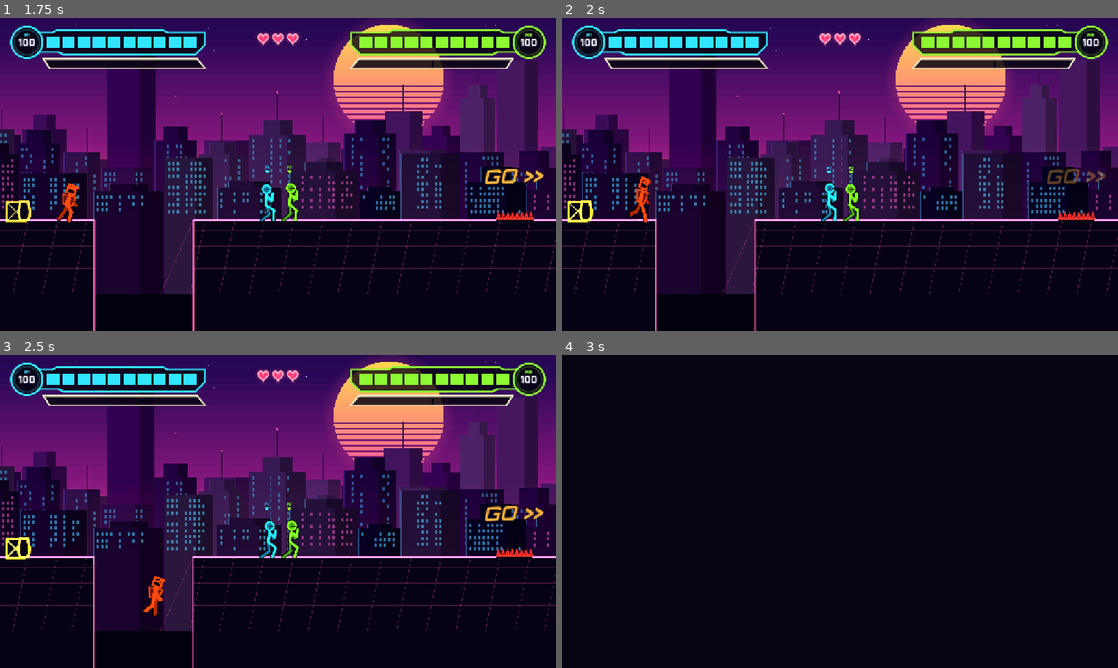
Above: before the commit, frames 1-4 (two rows, left to right).
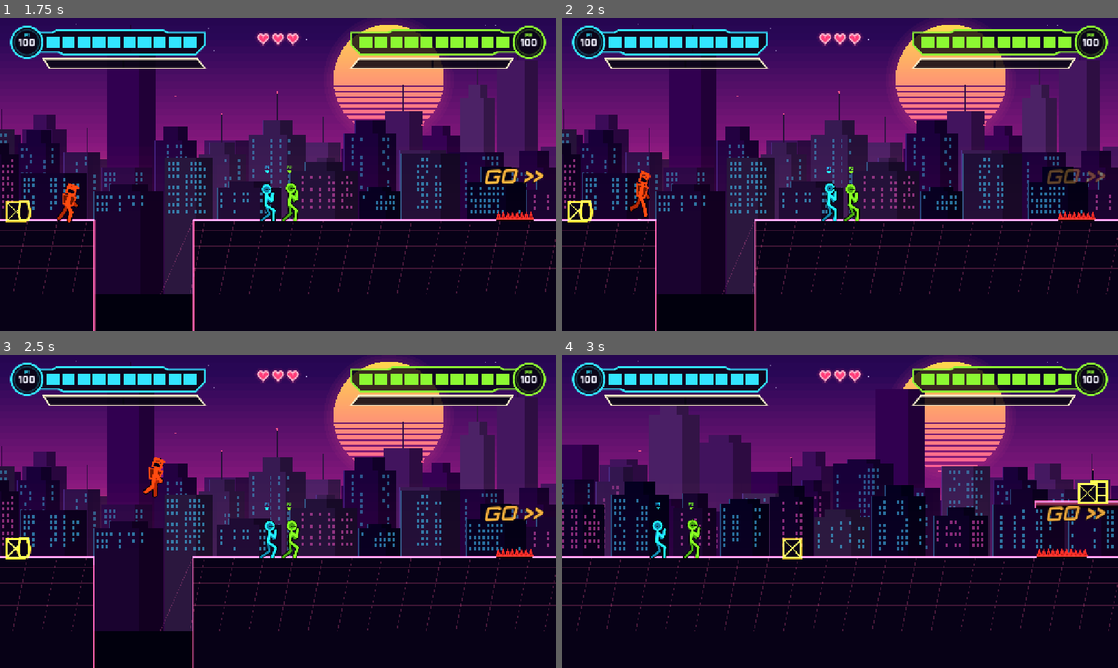
Above: after the commit, the same moments.

Repository: LaMaSi/Multiplayer-fighting-roguelike
Game: Godot game, scene res://tests/smoke_enemy_jump.tscn
Two runs of this game, one before a commit and one after it. Both use one fixed random seed, a clock stepped at 60 frames per second and the inputs below. This scene is started directly instead of the project's main scene.
Inputs (mouse positions are in pixels of both pictures, inside the frame that each line leads up to):
- Up to frame 1 (1.75 s): tap Enter at 0.5 s; move the mouse to (400, 158) at 0.52 s; hold D 0.53-1.25 s; tap F at 0.6 s; click (400, 158) at 0.67 s; tap Space at 0.77 s; drag from (166, 190) to (250, 237) at 1.27 s
- Up to frame 2 (2 s): no input
- Up to frame 3 (2.5 s): move the mouse to (333, 442) at 2.02 s; hold D from 2.03 s (still down); tap H at 2.1 s
- Up to frame 4 (3 s): release D at 2.75 s; drag from (812, 574) to (673, 464) at 2.77 s

Frame 1 is identical in both runs. In frame 2, 0.3% of the frame differs, in the area x 12-16%, y 48-66%; in frame 3, 0.5%; in frame 4, 52%, in the area x 0-100%, y 0-89%.

Commit message:
Enemies actually jump (the jump impulse was cancelled every frame) and clear hazards, springs no longer loop, neutral-slot fallback, LT cancels into the next move, softer X moves
Co-Authored-By: Claude Sonnet 5.5 <noreply@anthropic.com>

Diff:
--- a/scripts/enemies/enemy.gd
+++ b/scripts/enemies/enemy.gd
@@ -34,6 +34,7 @@
 var _air_dir := 0.0  ## horizontal direction carried through a deliberate jump
 var _air_speed := 0.0
 var _air_t := 0.0
+var _jump_vy := 0.0  ## pending jump impulse (applied after the ground-sticking step, which used to cancel every jump)
 var _regen_t := 0.0
 var _summoned: Array[bool] = [false, false]
 var _aggro := false
@@ -237,7 +238,10 @@
 	if _air_t <= 0.0:
 		want_x = clampf(want_x, -run_speed, run_speed) * crowd_mult() * chill  # enemies pass each other (and the players), slowed while overlapping
 	velocity.x = move_toward(velocity.x, want_x, 2200.0 * delta)
-	if is_on_floor():
+	if _jump_vy != 0.0:
+		velocity.y = _jump_vy
+		_jump_vy = 0.0
+	elif is_on_floor():
 		velocity.y = 50.0
 	else:
 		velocity.y = minf(velocity.y + GRAVITY * delta, MAX_FALL)
@@ -340,7 +344,7 @@
 # ------------------------------------------------------------------ jumping
 
 func _jump(dir: float, speed: float, up: float) -> void:
-	velocity.y = -up
+	_jump_vy = -up
 	_air_dir = dir
 	_air_speed = speed
 	_air_t = 1.1
@@ -375,4 +379,32 @@
 	if ahead < here - 14.0 and here - ahead <= 130.0:
 		_jump(dir, maxf(run_speed * 1.3, 200.0), 840.0)  # a step or wall in the way
 		return 1
+	# bumpers, spike traps and springs in the way: jump over them instead of walking into them
+	var far := _hazard_ahead(dir)
+	if far > 0.0:
+		_jump(dir, clampf((far + 50.0) / 0.62, 220.0, 560.0), 900.0)
+		return 1
 	return 0
+
+
+## Distance to the far edge of a hazard (bumper, spike trap, spring pad) right in front of us, or -1 when none is close.
+func _hazard_ahead(dir: float) -> float:
+	var best := -1.0
+	var nodes: Array = get_tree().get_nodes_in_group("hazards")
+	for p in get_tree().get_nodes_in_group("props"):
+		if p is Prop and (p as Prop).kind == "spring" and (p as Prop).state == "idle":
+			nodes.append(p)
+	for n in nodes:
+		if not (n is Node2D):
+			continue
+		var half := 36.0
+		if n is SpikeTrap:
+			half = 52.0
+		elif n is Prop:
+			half = 24.0
+		var dx: float = ((n as Node2D).global_position.x - global_position.x) * dir
+		if absf((n as Node2D).global_position.y - global_position.y) > 90.0:
+			continue
+		if dx > -half and dx < 70.0 + half:
+			best = maxf(best, dx + half)
+	return best
--- a/scripts/fighter/fighter.gd
+++ b/scripts/fighter/fighter.gd
@@ -373,6 +373,9 @@
 func _try_slot(slot: String, btn: int) -> bool:
 	var id: String = loadout.get(slot, "")
 	if id == "":
+		# nothing on that direction: do the move on the neutral slot of the same button instead of doing nothing
+		id = loadout.get(slot.substr(0, 1), "")
+	if id == "":
 		return false
 	var m := MoveDB.get_move_for(id, class_id)
 	if m == null:
@@ -400,6 +403,14 @@
 	if attack.aiming:
 		_buf_t = 0.0  # buttons throw the grabbed enemy; they must not also start or buffer a move
 		return
+	# LT held: a pressed attack button cancels the running move at once (empowered, for better combos)
+	if input.is_held(PlayerInput.Btn.EMPOWER) and meter >= 10.0 and attack.move != null and attack.move.tier != "super":
+		for eb in [PlayerInput.Btn.X, PlayerInput.Btn.Y, PlayerInput.Btn.B]:
+			if input.pressed(eb):
+				attack.interrupt()
+				if _try_slot(_slot_for(eb), eb):
+					_buf_t = 0.0
+					return
 	for b in [PlayerInput.Btn.X, PlayerInput.Btn.Y, PlayerInput.Btn.B]:
 		if input.pressed(b):
 			_buf_slot = _slot_for(b)
--- a/scripts/moves/move_db.gd
+++ b/scripts/moves/move_db.gd
@@ -241,6 +241,7 @@
 	MoveDBSupers.build()
 	_apply_status()
 	_lengthen_short_hits()
+	_soften_x_moves()
 	# tiers (weapon / adaptive / universal), owning class and the height of the first hit
 	for id in _db:
 		var m: MoveData = _db[id]
@@ -672,3 +673,22 @@
 				continue
 			h["dur"] = 6
 			m.total = maxi(m.total, int(h["at"]) + 6 + 8)
+
+
+## X moves are combo starters: little knockback (and no launching), so the enemy stays in reach for the next move.
+static func _soften_x_moves() -> void:
+	for id in ClassData.X_POOL:
+		var m: MoveData = _db.get(id)
+		if m == null:
+			continue
+		for h in m.hits:
+			if String(h.get("kind", "normal")) == "pull":
+				continue
+			h["kb"] = (h["kb"] as Vector2) * 0.4
+			if String(h.get("kind", "normal")) in ["launch", "spike", "trip"]:
+				h["kind"] = "normal"
+				h["stun"] = maxi(int(h["stun"]), 24)
+			h["prop_power"] = minf(float(h.get("prop_power", 1.0)), 1.0)
+		for e in m.events:
+			if String(e.get("type", "")) == "proj" and e.has("kb"):
+				e["kb"] = (e["kb"] as Vector2) * 0.5
--- a/scripts/props/prop.gd
+++ b/scripts/props/prop.gd
@@ -392,10 +392,13 @@
 		if not a.is_alive() or a.state == "dead" or a.state == "downed" or a.state == "grabbed" or _spring_cd.has(a.get_instance_id()):
 			continue
 		var feet := Rect2(a.global_position.x - 12.0, a.global_position.y - 8.0, 24.0, 12.0)
-		if top.intersects(feet) and a.velocity.y > -60.0:
-			_spring_cd[a.get_instance_id()] = 0.45
+		if top.intersects(feet) and a.velocity.y > 40.0 or (top.intersects(feet) and a.is_on_floor()):
+			_spring_cd[a.get_instance_id()] = 1.6  # long enough to fly away; no bounce loops
 			_squash = 1.0
-			var v := Vector2(a.velocity.x * 0.8, -1250.0)
+			var sx := a.velocity.x * 0.8
+			if absf(sx) < 240.0:
+				sx = (signf(sx) if sx != 0.0 else float(a.facing)) * 300.0  # always carried sideways so it lands beside the spring
+			var v := Vector2(sx, -1250.0)
 			var by: Actor = a
 			if a.team == "enemy" and a.last_hitter != null and is_instance_valid(a.last_hitter):
 				by = a.last_hitter
--- a/tests/smoke_enemy_jump.gd
+++ b/tests/smoke_enemy_jump.gd
@@ -89,4 +89,25 @@
 		var e3: Enemy = lv2.spawn_enemy("thug", Vector2(wl - 200.0, gy2 - 1.0))
 		await frames(420)
 		check("an enemy does not walk into a pit it cannot cross (x %.0f, pit %.0f..%.0f)" % [e3.global_position.x, wl, wr], is_instance_valid(e3) and e3.state != "dead" and e3.global_position.x < wl + 15.0 and e3.global_position.y < gy2 + 40.0)
+	# hazards in the way: a bumper / spring between the enemy and its target is jumped over
+	var lv3: LevelBase = load("res://scenes/training.tscn").instantiate()
+	add_child(lv3)
+	await frames(30)
+	for n in get_tree().get_nodes_in_group("hazards"):
+		n.queue_free()
+	for n in get_tree().get_nodes_in_group("hurt_enemy"):
+		if n is Enemy:
+			n.queue_free()
+	await frames(3)
+	var bmp := Bumper.new()
+	bmp.position = Vector2(1500, 600)
+	lv3.add_child(bmp)
+	lv3.fighters[0].global_position = Vector2(1900, 599)
+	lv3.fighters[1].global_position = Vector2(1960, 599)
+	var eb: Enemy = lv3.spawn_enemy("thug", Vector2(1300, 599))
+	for i in 420:
+		await get_tree().physics_frame
+		if eb.global_position.x > 1580.0:
+			break
+	check("an enemy gets past a bumper by jumping (x %.0f)" % eb.global_position.x, eb.global_position.x > 1560.0)
 	get_tree().quit()
Not shown, added: tests/shot_preview.gd.uid
